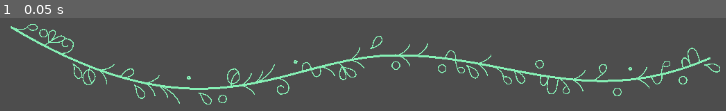
Above: before the commit, frame 1.
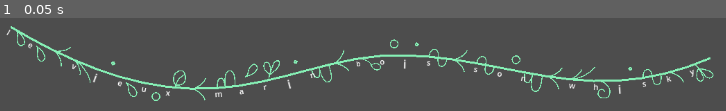
Above: after the commit, the same moment.

Repository: deplanty/tendrilis
Game: Godot game, scene res://main.tscn
The game is run twice, just before and just after one commit, with the same random seed, the same clock (stepped at 60 frames per second) and the same inputs.
Inputs:
- Up to frame 1 (0.05 s): no input

The runs differ from the first frame. In frame 1, 6.1% of the frame differs, in the area x 0-100%, y 6-94%.

Commit message:
Add a parameter to show the translation below the baseline

Diff:
--- a/letters/tendrilis-letter.gd
+++ b/letters/tendrilis-letter.gd
@@ -3,14 +3,28 @@
 extends Node2D
 
 
+## The letter to display.
 @export var letter: String = ""
+
+## The fontsize of the letter.
 @export_range(1, 100, 1, "or_greater", "suffix:pt") var fontsize: int = 32:
 	set(value):
 		fontsize = value
 		if not is_node_ready():
 			await ready
 		_update_shapes()
+
+## The color of the letter.
 @export var color: Color = Color.WHITE
+
+## Show the latin letter below the tendrilis letter.
+@export var show_translation: bool = false:
+	set(value):
+		show_translation = value
+		if not is_node_ready():
+			await ready
+		$Label.visible = value
+
 
 @onready var shapes_container: Node2D = %Shapes
 
@@ -24,48 +38,22 @@
 			"+": "plus",
 			"-": "minus",
 		}.get(letter, letter)
-
 var _data: Dictionary
 var _pt_to_px: float = 4.0 / 3
 
 #region Magics
 
 func _ready() -> void:
-	_update_shapes()
+	_draw_shapes()
 	$Label.text = letter
 
 #endregion
 #region Private methods
 
-func _update_shapes() -> void:
-	if letter == "":
-		return
-
+func _draw_shapes() -> void:
+	var subdivision = _data["base_subdivision"]
 	# Create all the lines of the letter
-	for line in shapes_container.get_children():
-		line.width = 2
-		line.default_color = color
-		line.antialiased = true
-
-	# FIXME: scale the node to match the font size. Not good (?) because the thickness is scaled too.
-	# Scale the letter to match the fontsize
-	var line_scale = (_pt_to_px * fontsize) / _data["base_size"]
-	scale.x = line_scale
-	scale.y = line_scale
-
-#endregion
-#region Public mehods
-
-func set_character_data(data: Dictionary) -> void:
-	letter = data["symbol"]
-	_data = data
-
-	if not data:
-		return
-
-	var subdivision = data["base_subdivision"]
-	# Create all the lines of the letter
-	for shapes in data["shapes"]:
+	for shapes in _data["shapes"]:
 		var curve = Curve2D.new()
 		for point in shapes:
 			curve.add_point(
@@ -97,8 +85,32 @@
 
 	# FIXME: scale the node to match the font size. Not good (?) because the thickness is scaled too.
 	# Scale the letter to match the fontsize
-	var line_scale = (_pt_to_px * fontsize) / data["base_size"]
+	var line_scale = (_pt_to_px * fontsize) / _data["base_size"]
+	scale.x = line_scale
+	scale.y = line_scale
+
+
+func _update_shapes() -> void:
+	if letter == "":
+		return
+
+	# Create all the lines of the letter
+	for line in shapes_container.get_children():
+		line.width = 2
+		line.default_color = color
+		line.antialiased = true
+
+	# FIXME: scale the node to match the font size. Not good (?) because the thickness is scaled too.
+	# Scale the letter to match the fontsize
+	var line_scale = (_pt_to_px * fontsize) / _data["base_size"]
 	scale.x = line_scale
 	scale.y = line_scale
 
 #endregion
+#region Public mehods
+
+func set_character_data(data: Dictionary) -> void:
+	letter = data["symbol"]
+	_data = data
+
+#endregion
--- a/letters/tendrilis-letter.tscn
+++ b/letters/tendrilis-letter.tscn
@@ -5,6 +5,8 @@
 [node name="TendrilisLetter" type="Node2D"]
 scale = Vector2(1.3333334, 1.3333334)
 script = ExtResource("1_0qvdt")
+letter = "a"
+show_translation = null
 
 [node name="Shapes" type="Node2D" parent="."]
 unique_name_in_owner = true
@@ -13,3 +15,4 @@
 [node name="Label" type="Label" parent="."]
 offset_right = 40.0
 offset_bottom = 23.0
+text = "a"
--- a/main.tscn
+++ b/main.tscn
@@ -13,6 +13,6 @@
 [node name="Tendrilis" parent="." instance=ExtResource("1_ig7tw")]
 position = Vector2(70, 59)
 curve = SubResource("Curve2D_ig7tw")
-text = "portez ce vieux whisky au juge blond qui fume"
+text = "Le vieux marin bois son whisky"
 thickness = 3.0
 color = Color(0.5256453, 0.94489235, 0.7149741, 1)
--- a/tendrilis.gd
+++ b/tendrilis.gd
@@ -8,7 +8,7 @@
 ## The text to translate to tendrilis.
 @export_multiline var text: String = "":
 	set(value):
-		text = value.to_lower()
+		text = value
 		if not is_node_ready():
 			await ready
 		_draw_baseline()
@@ -39,6 +39,21 @@
 		_update_baseline()
 		_update_text()
 
+## The percent of the tendrilis to show
+@export_range(0, 1, 0.001) var show_factor: float = 1.0:
+	set(value):
+		show_factor = value
+		if not is_node_ready():
+			await ready
+		_draw_baseline()
+		_draw_text()
+
+## Show the translation of the tendrilis
+@export var show_translation: bool = true:
+	set(value):
+		show_translation = value
+		_update_text_translation()
+
 
 @onready var chars_container: Node2D = %Chararacters
 @onready var baseline: Line2D = %Baseline
@@ -68,7 +83,8 @@
 	baseline.default_color = color
 	baseline.antialiased = true
 	baseline.add_point(curve.get_point_position(0))
-	for index in subdivisions:
+
+	for index in subdivisions * show_factor:
 		baseline.add_point(curve.sample_baked(curve_size * (1.0 + index) / subdivisions))
 
 
@@ -81,28 +97,31 @@
 	for child in chars_container.get_children():
 		child.queue_free()
 
-	var index: int = 0
-	for letter in text:
+	for index in floor(text.length() * show_factor):
+		var letter = text[index].to_lower()
 		var tendri_letter: TendrilisLetter = load("res://letters/tendrilis-letter.tscn").instantiate()
-		chars_container.add_child(tendri_letter)
 		tendri_letter.set_character_data(characters_data[letter])
 		tendri_letter.fontsize = fontsize
 		tendri_letter.color = color
 		var transf = curve.sample_baked_with_rotation(curve.get_baked_length() * index / len(text))
 		tendri_letter.position = transf.get_origin()
 		tendri_letter.rotation = transf.get_rotation()
-		index += 1
+		chars_container.add_child(tendri_letter)
 
 
 func _update_text() -> void:
-	var index: int = 0
-	for child in chars_container.get_children():
+	for index in chars_container.get_child_count():
+		var child = chars_container.get_child(index)
 		child.fontsize = fontsize
 		child.color = color
 		var transf = curve.sample_baked_with_rotation(curve.get_baked_length() * index / len(text))
 		child.position = transf.get_origin()
 		child.rotation = transf.get_rotation()
-		index += 1
+
+
+func _update_text_translation() -> void:
+	for child in chars_container.get_children():
+		child.show_translation = show_translation
 
 
 func _on_tb_grow_vine_pressed() -> void:
